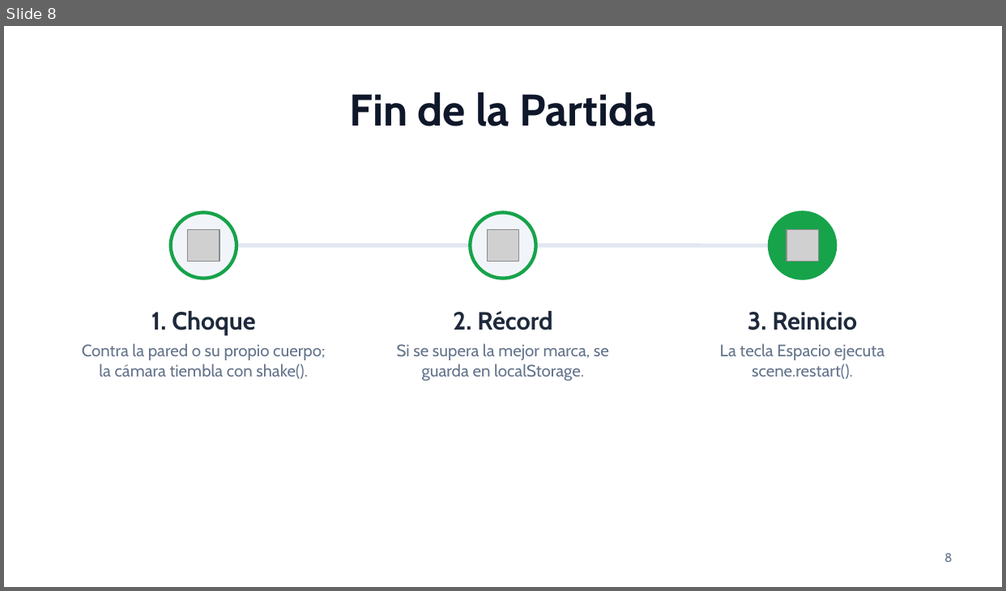
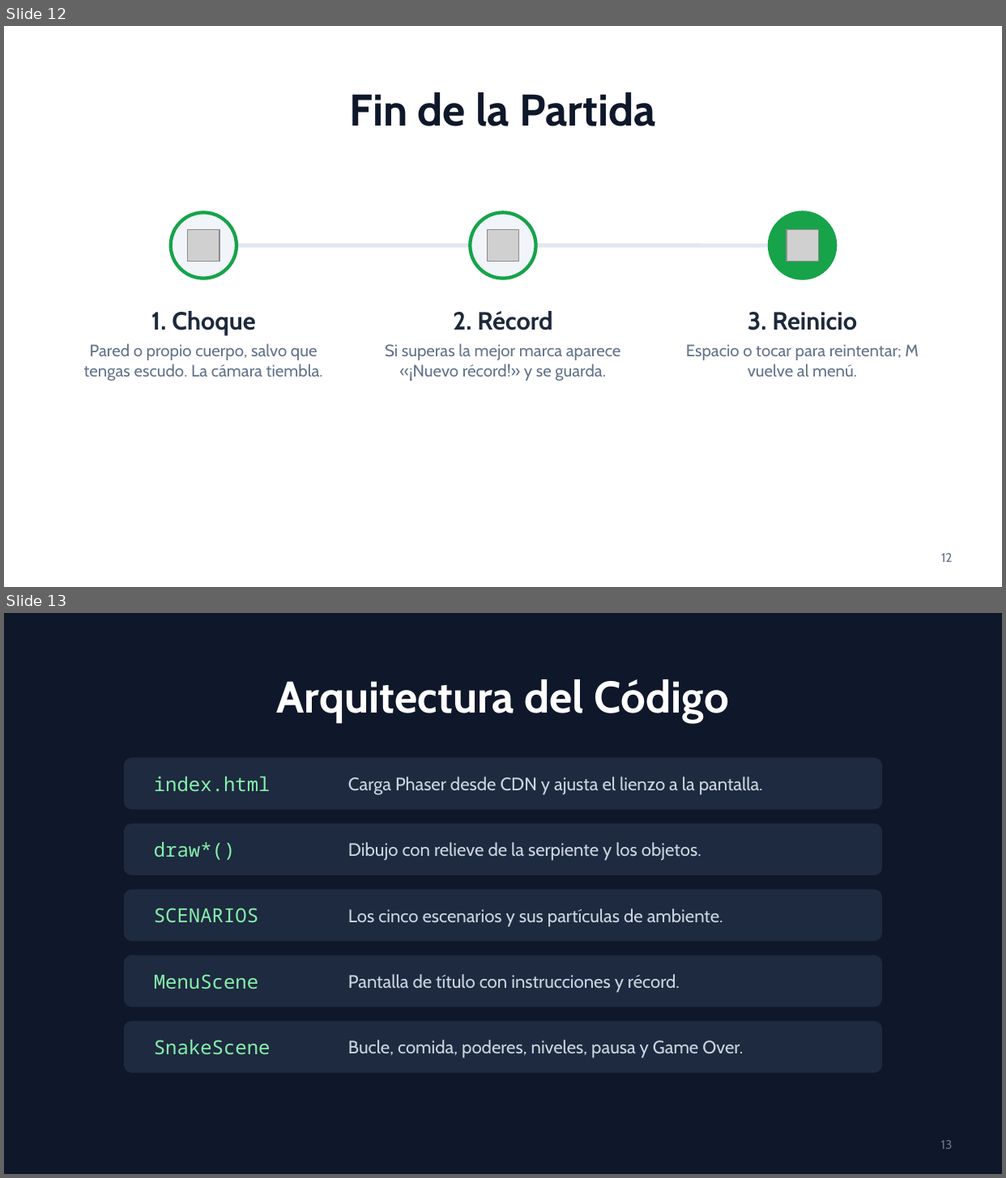
Before and after one commit to 2026B-sof-jueg-gr1/VELASQUEZ-CANDO-CAROL-ABIGAIL-jueg-gr3, a slide deck: Snake/Presentación de Snake.pptx. Shown one above the other, each under a label of ours: slide 8 before the commit, slides 12 and 13 after it. The pictures are 1006x591 and 1006x1178 pixels, drawn with LibreOffice and Linux fonts; fonts in the diff are those of the drawing; grey boxes stand for pictures. Boxes give left, top, right and bottom in pixels: in the first picture for what was removed or moved away, otherwise in the second. Text is boxed around its words. In the diff, an @@ line names an element or a change of style, - is before the commit and + after.

Commit message:
Update: actualizar presentacion para exposicion

```diff
--- a/Snake/Presentación de Snake.pptx
+++ b/Snake/Presentación de Snake.pptx
@@ slide 13 added at box(4, 613, 1002, 1174), background #0F172A @@
@@ title added at box(277, 679, 729, 723), 32 pt, text #FFFFFF, bold @@
+Arquitectura del Código
@@ rounded rectangle added at box(124, 758, 882, 810), fill #1E2A3F @@
@@ text added at box(154, 777, 270, 791), 14 pt, text #86EFAC @@
+index.html
@@ text added at box(348, 777, 763, 795), 13 pt, text #CBD5E1 @@
+Carga Phaser desde CDN y ajusta el lienzo a la pantalla.
@@ rounded rectangle added at box(124, 824, 882, 875), fill #1E2A3F @@
@@ text added at box(154, 842, 236, 860), 14 pt, text #86EFAC @@
+draw*()
@@ text added at box(348, 842, 701, 861), 13 pt, text #CBD5E1 @@
+Dibujo con relieve de la serpiente y los objetos.
@@ rounded rectangle added at box(124, 889, 882, 941), fill #1E2A3F @@
@@ text added at box(154, 908, 258, 923), 14 pt, text #86EFAC @@
+SCENARIOS
@@ text added at box(348, 909, 723, 927), 13 pt, text #CBD5E1 @@
+Los cinco escenarios y sus partículas de ambiente.
@@ rounded rectangle added at box(124, 956, 882, 1007), fill #1E2A3F @@
@@ text added at box(154, 974, 258, 990), 14 pt, text #86EFAC @@
+MenuScene
@@ text added at box(348, 974, 680, 993), 13 pt, text #CBD5E1 @@
+Pantalla de título con instrucciones y récord.
@@ rounded rectangle added at box(124, 1021, 882, 1073), fill #1E2A3F @@
@@ text added at box(154, 1040, 270, 1055), 14 pt, text #86EFAC @@
+SnakeScene
@@ text added at box(348, 1040, 743, 1059), 13 pt, text #CBD5E1 @@
+Bucle, comida, poderes, niveles, pausa y Game Over.
@@ page number added at box(941, 1140, 953, 1149), 9 pt, text #64748B @@
+13
@@ what was slide 8 is now slide 12 @@
@@ slide 12 changed as well @@
@@ text at box(84, 344, 323, 381): text changed @@
-Contra la pared o su propio cuerpo; la cámara tiembla con shake().
+Pared o propio cuerpo, salvo que tengas escudo. La cámara tiembla.
@@ text at box(385, 344, 621, 381): text changed @@
-Si se supera la mejor marca, se guarda en localStorage.
+Si superas la mejor marca aparece «¡Nuevo récord!» y se guarda.
@@ text at box(686, 344, 918, 377): text changed @@
-La tecla Espacio ejecuta scene.restart().
+Espacio o tocar para reintentar; M vuelve al menú.
@@ page number at box(941, 553, 953, 562): text changed @@
-8
+12
```
Also in this commit, not shown: 6 other slides changed, 5 other slides added, 2 slides removed, 1 other file.
